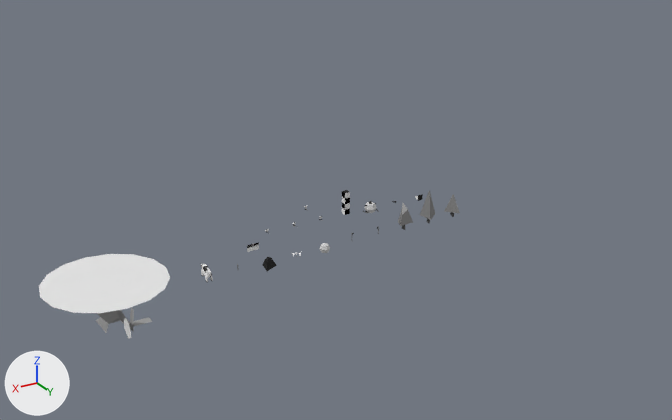
What one commit did to the Blender file assets/models.blend.
One viewpoint serves both versions: a 50 mm camera at (183.0, 228.0, 126.0) aimed at (32.0, -24.0, 0.0). The axes (+X, +Y, +Z) are drawn at lower left. The lights are the same throughout.

The older version as bpy lines, for what is in view:
```python
me_sphere_001 = bpy.data.meshes.new('Sphere.001')
me_sphere_001.from_pydata(...)  # 51 vertices, 45 faces; spans x -17.7..17.7, y -17.7..23.6, z -5.4..9.6
# faces by material slot: [18, 21, 6]
me_sphere_001.materials.append(mat_invisible)  # white #e7e7e7
me_sphere_001.materials.append(mat_chopper)  # grey #a0a0a0
me_sphere_001.materials.append(mat_glass)  # white #e7e7e7
ob_helo = bpy.data.objects.new('helo', me_sphere_001)
ob_helo.location = (120.0, 0.0, 0.0)
```
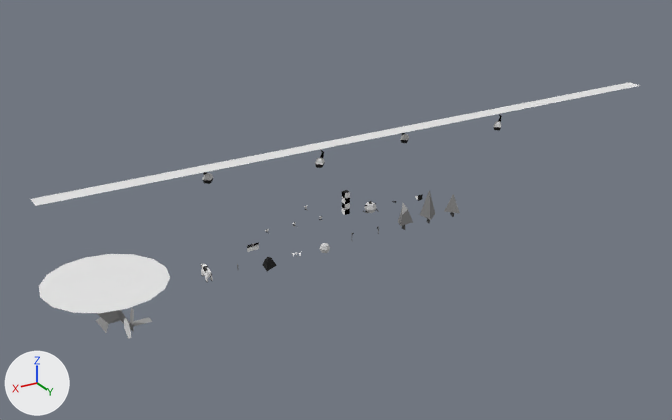
Edits to the bpy script that builds the scene:
```text
Add me_plane_001:
    me_plane_001.from_pydata(...)  # 84 vertices, 67 faces; spans x -128.0..128.0, y -5.0..5.0, z 12.0..18.0
    # faces by material slot: [7, 20, 32, 8]
    me_plane_001.materials.append(mat_invisible)  # white #e7e7e7
    me_plane_001.materials.append(mat_shades)  # black #2c2c2c
    me_plane_001.materials.append(mat_snow)  # light grey #cfcfcf
    me_plane_001.materials.append(mat_flag)  # black #020202
Add ob_cabins:
    ob_cabins = bpy.data.objects.new('cabins', me_plane_001)
    ob_cabins.location = (0.0, -40.0, 0.0)
```

What differs and where, as boxes [x1, y1, x2, y2] in the pictures (672 x 420 px):
'cabins', added
    after: [31, 82, 640, 206]
    faces in mat_invisible (white #e7e7e7): [31, 82, 640, 206]
    faces in mat_snow (light grey #cfcfcf): [202, 121, 501, 180]
